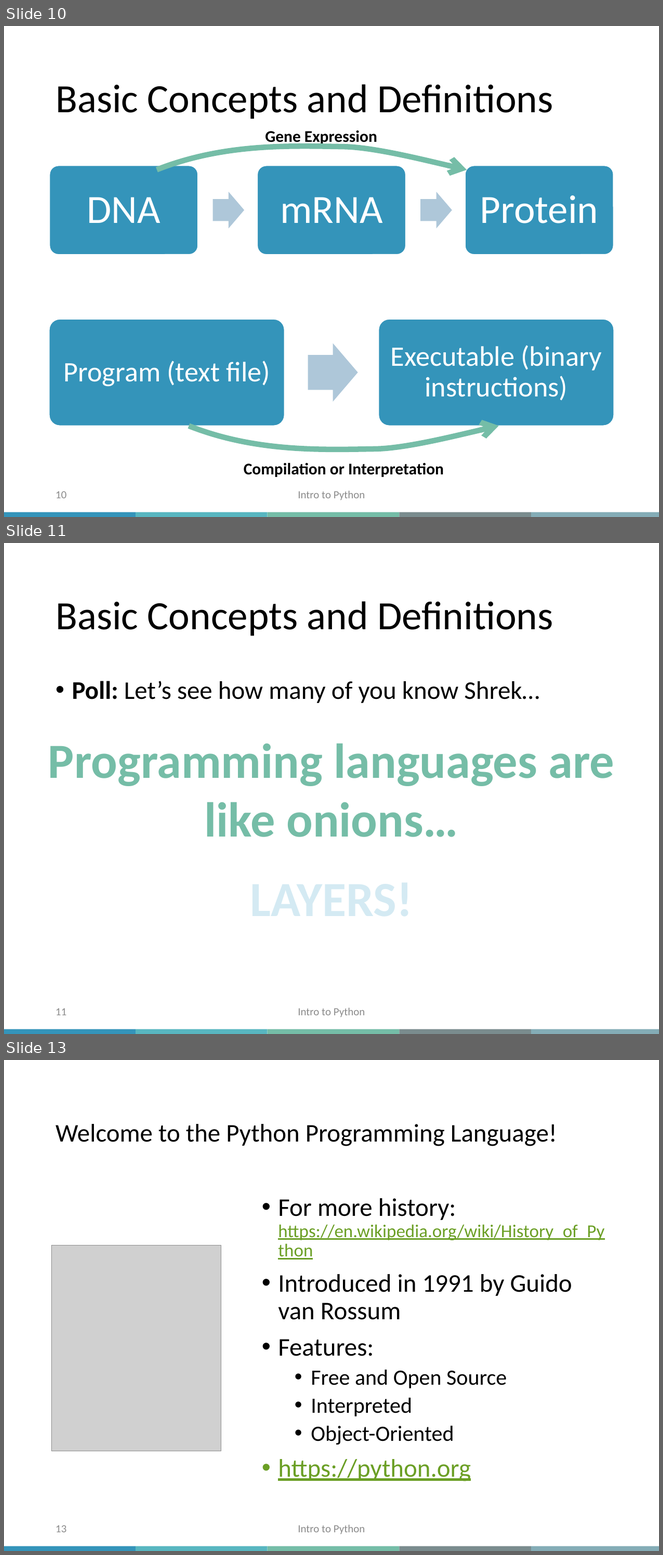
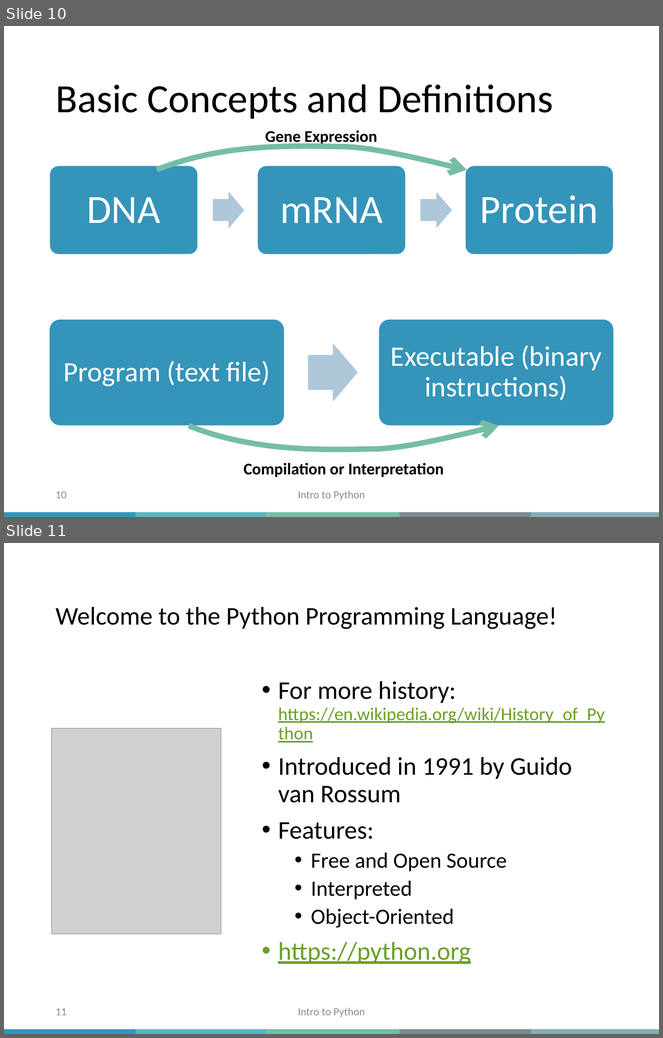
Before and after one commit to bzrudski/micm_intro_to_python_summer_2023, a slide deck: slides/Intro_to_Python_MiCM_slides_2023.pptx. Shown one above the other, each under a label of ours: slides 10, 11 and 13 before the commit, slides 10 and 11 after it; the slides between them are not shown. The pictures are 663x1555 and 663x1038 pixels, drawn with LibreOffice and Linux fonts; fonts in the diff are those of the drawing; grey boxes stand for pictures; background and template pictures are left out. Boxes give left, top, right and bottom in pixels: in the first picture for what was removed or moved away, otherwise in the second. Text is boxed around its words. In the diff, an @@ line names an element or a change of style, - is before the commit and + after.

```diff
--- a/slides/Intro_to_Python_MiCM_slides_2023.pptx
+++ b/slides/Intro_to_Python_MiCM_slides_2023.pptx
@@ slide 11 removed at (4, 543, 659, 1034), background #FFFFFF; not listed: 5 template elements that a slide beside it also shows @@
@@ title removed at (55, 601, 553, 636) @@
-Basic Concepts and Definitions
@@ text removed at (72, 681, 540, 703) @@
-• Poll: Let’s see how many of you know Shrek…
@@ text removed at (48, 743, 614, 837) @@
-Programming languages are like onions…
@@ text removed at (31, 865, 632, 931) @@
-LAYERS!
@@ page number removed at (55, 1008, 66, 1016) @@
-11
@@ text removed at (298, 1008, 365, 1018) @@
-Intro to Python
@@ what was slide 13 is now slide 11 @@
@@ page number at (55, 1008, 66, 1016): text changed @@
-13
+11
```
Also in this commit, not shown: 3 slides changed, 1 other slide removed, 1 other file.
